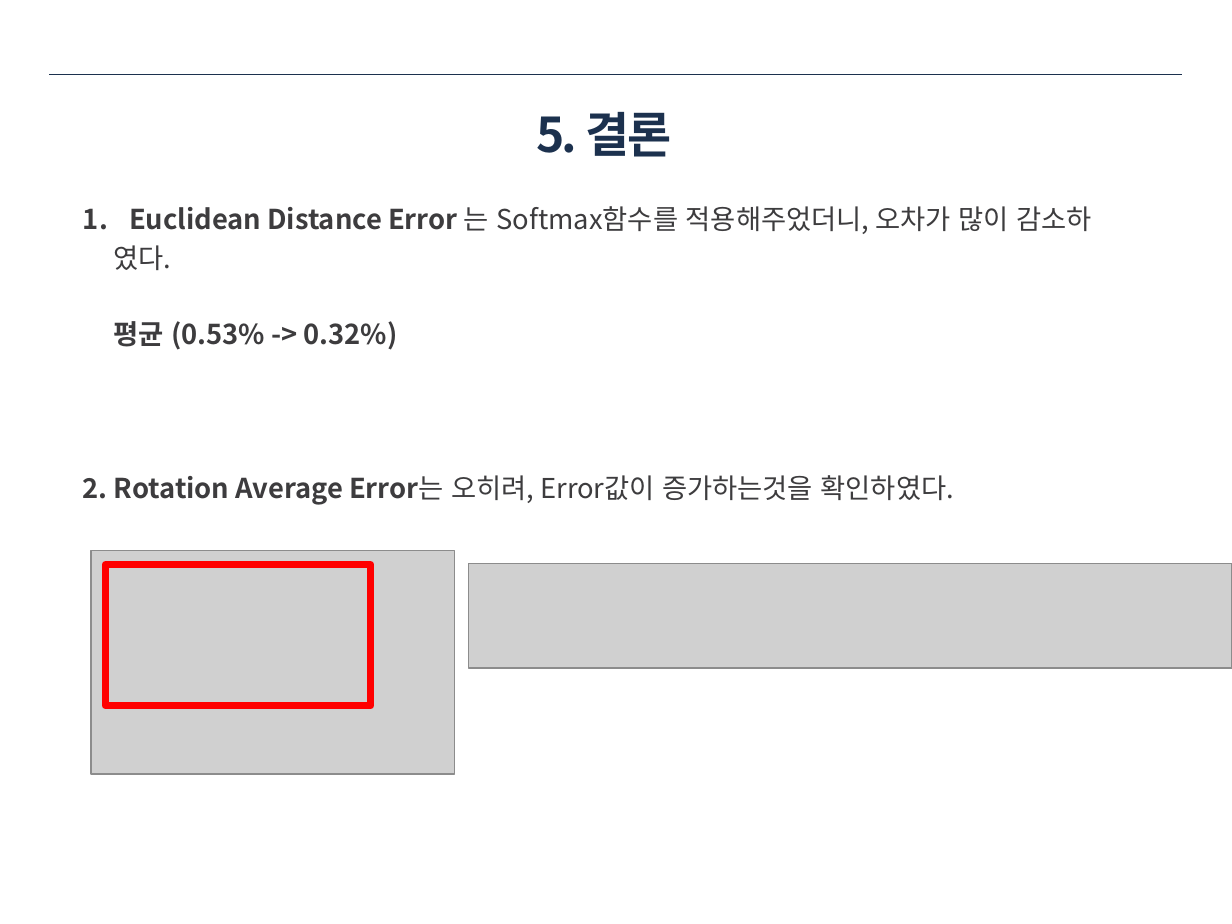
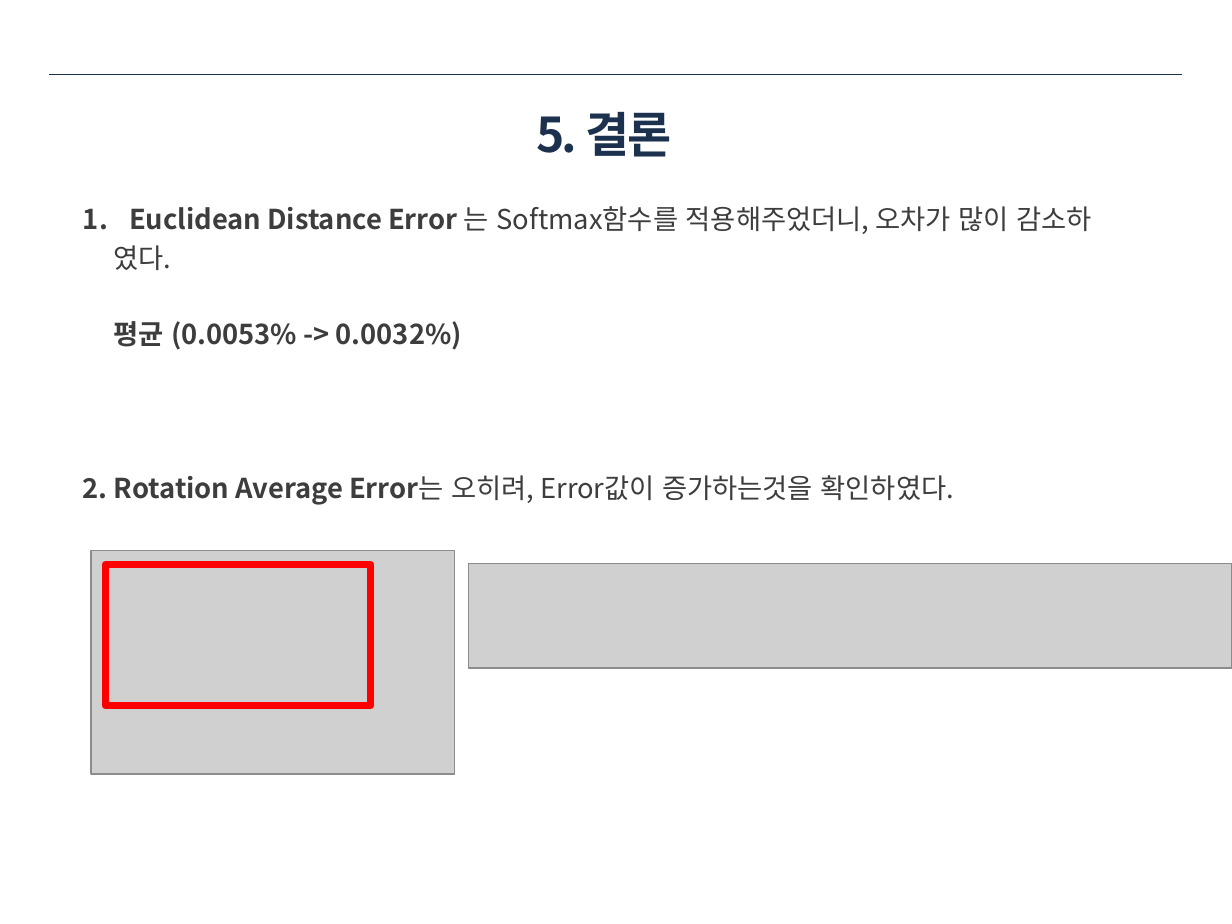
Before and after one commit to ssh6189/2021.11.06, a slide deck: slide 18 of 2021년 11월 6일 용접자동화로봇.pptx (slide 25 before the commit). Drawn at 1232x924 pixels with LibreOffice and Linux fonts; fonts in the diff are those of the drawing; grey boxes stand for pictures. Boxes give left, top, right and bottom in pixels: in the first picture for what was removed or moved away, otherwise in the second. Text is boxed around its words. In the diff, an @@ line names an element or a change of style, - is before the commit and + after.

```diff
--- a/2021년 11월 6일 용접자동화로봇.pptx
+++ b/2021년 11월 6일 용접자동화로봇.pptx
@@ text at [113, 321, 462, 350]: text changed @@
-평균 (0.53% -> 0.32%)
+평균 (0.0053% -> 0.0032%)
```
Also in this commit, not shown: 2 other slides changed, 1 slide added, 8 slides removed.
